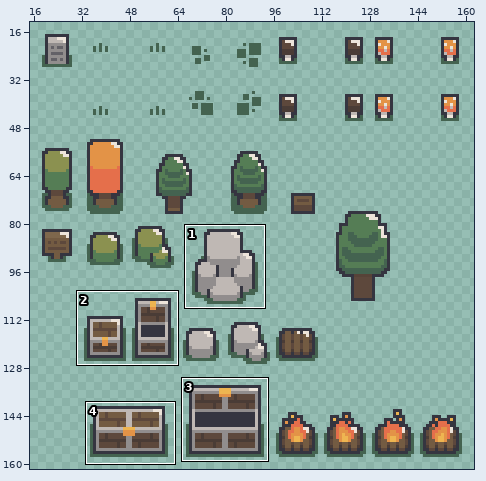
Two states of a sprite sheet, Assets/02.Sprites/Map/Forest/pathDecoration_.png. Above: a wide view before the commit, with the close-up outlined.
Close-up. Before the edit:
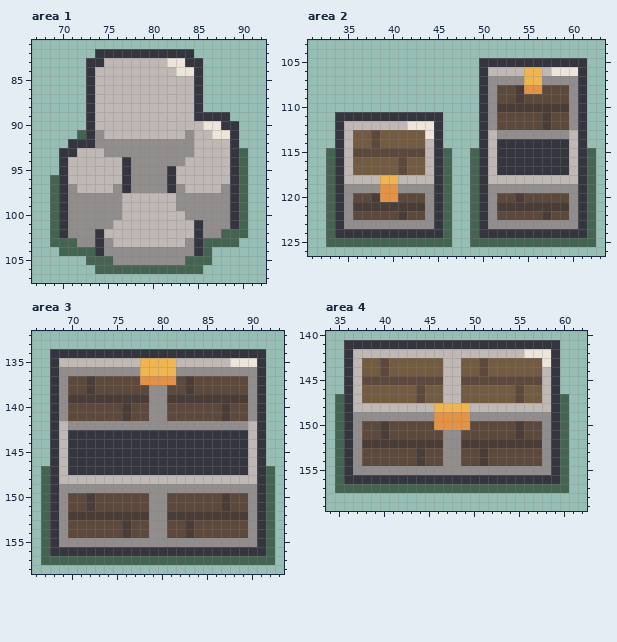
The file is 176x176 pixels. Colours within 5 levels of each other are drawn and written as one. Shown: area 1: x 67..92, y 81..107; area 2: x 31..63, y 103..126; area 3: x 66..93, y 132..158; area 4: x 34..62, y 140..159. The wide view leaves out empty margins. The commit also changed other parts of the picture, which this record leaves out.
After the commit:
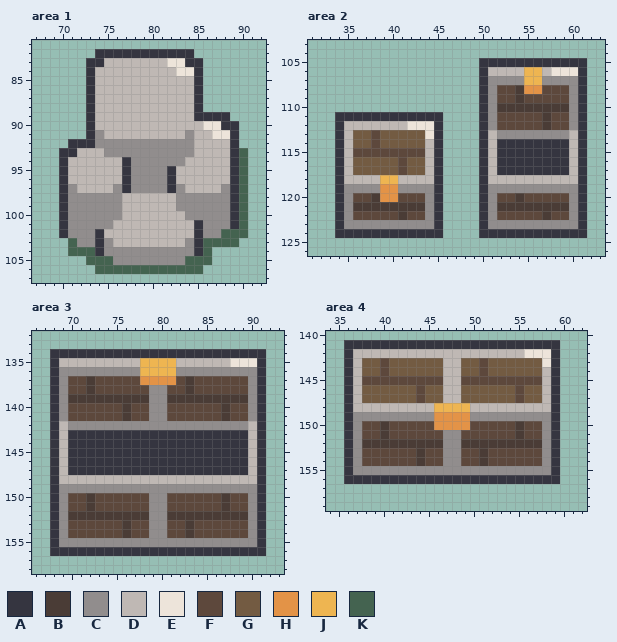
Palette (. is transparent): A #353540  B #4a3c36  C #918d8d  D #bfb8b4  E #ede4da  F #5d483c  G #735b42  H #e39347  J #eeb551  K #446350
Change:
--- area 1
@@ x 70..74 @@
  90 ...AD
- 91 ..KAC
+ 91 ...AC
  92 .AAAC
@@ x 67..72 @@
  95 ...ADD
- 96 ..KADD
- 97 ..KACD
- 98 ..KACC
- 99 ..KACC
-100 ..KACC
-101 ..KACC
-102 ..KACC
-103 ..KKKC
-104 ...KKK
+ 96 ...ADD
+ 97 ...ACD
+ 98 ...ACC
+ 99 ...ACC
+100 ...ACC
+101 ...ACC
+102 ...ACC
+103 ....KC
+104 ....KK
 105 ......
--- area 2
@@ x 31..63 @@
 114 ...ADGGFGGGGGDA....ADAAAAAAAADA..
-115 ..KADFFFFFFFFDAK..KADAAAAAAAADAK.
-116 ..KADGGGGGFGGDAK..KADAAAAAAAADAK.
-117 ..KADGGGGGFGGDAK..KADAAAAAAAADAK.
-118 ..KADDDDJJDDDDAK..KADDDDDDDDDDAK.
-119 ..KACCCCHHCCCCAK..KACCCCCCCCCCAK.
-120 ..KACFFBHHFFFCAK..KACFFBFFFFFCAK.
-121 ..KACBBBBBBBBCAK..KACBBBBBBBBCAK.
-122 ..KACFFFFFBFFCAK..KACFFFFFBFFCAK.
-123 ..KACCCCCCCCCCAK..KACCCCCCCCCCAK.
-124 ..KAAAAAAAAAAAAK..KAAAAAAAAAAAAK.
-125 ..KKKKKKKKKKKKKK..KKKKKKKKKKKKKK.
+115 ...ADFFFFFFFFDA....ADAAAAAAAADA..
+116 ...ADGGGGGFGGDA....ADAAAAAAAADA..
+117 ...ADGGGGGFGGDA....ADAAAAAAAADA..
+118 ...ADDDDJJDDDDA....ADDDDDDDDDDA..
+119 ...ACCCCHHCCCCA....ACCCCCCCCCCA..
+120 ...ACFFBHHFFFCA....ACFFBFFFFFCA..
+121 ...ACBBBBBBBBCA....ACBBBBBBBBCA..
+122 ...ACFFFFFBFFCA....ACFFFFFBFFCA..
+123 ...ACCCCCCCCCCA....ACCCCCCCCCCA..
+124 ...AAAAAAAAAAAA....AAAAAAAAAAAA..
+125 .................................
 126 .................................
--- area 3
@@ x 66..93 @@
 146 ..ADAAAAAAAAAAAAAAAAAAAADA..
-147 .KADAAAAAAAAAAAAAAAAAAAADAK.
-148 .KADDDDDDDDDDDDDDDDDDDDDDAK.
-149 .KACCCCCCCCCCCCCCCCCCCCCCAK.
-150 .KACFFBFFFFFFCCFFFFFFBFFCAK.
-151 .KACFFBFFFFFFCCFFFFFFBFFCAK.
-152 .KACBBBBBBBBBCCBBBBBBBBBCAK.
-153 .KACFFFFFFBFFCCFFBFFFFFFCAK.
-154 .KACFFFFFFBFFCCFFBFFFFFFCAK.
-155 .KACCCCCCCCCCCCCCCCCCCCCCAK.
-156 .KAAAAAAAAAAAAAAAAAAAAAAAAK.
-157 .KKKKKKKKKKKKKKKKKKKKKKKKKK.
+147 ..ADAAAAAAAAAAAAAAAAAAAADA..
+148 ..ADDDDDDDDDDDDDDDDDDDDDDA..
+149 ..ACCCCCCCCCCCCCCCCCCCCCCA..
+150 ..ACFFBFFFFFFCCFFFFFFBFFCA..
+151 ..ACFFBFFFFFFCCFFFFFFBFFCA..
+152 ..ACBBBBBBBBBCCBBBBBBBBBCA..
+153 ..ACFFFFFFBFFCCFFBFFFFFFCA..
+154 ..ACFFFFFFBFFCCFFBFFFFFFCA..
+155 ..ACCCCCCCCCCCCCCCCCCCCCCA..
+156 ..AAAAAAAAAAAAAAAAAAAAAAAA..
+157 ............................
 158 ............................
--- area 4
@@ x 34..62 @@
 146 ..ADGGGGGGFGGDDGGGGGGFGGDA...
-147 .KADGGGGGGFGGDDGGGGGGFGGDAK..
-148 .KADDDDDDDDDJJJJDDDDDDDDDAK..
-149 .KACCCCCCCCCHHHHCCCCCCCCCAK..
-150 .KACFFBFFFFFHHHHFFFFFBFFCAK..
-151 .KACFFBFFFFFFCCFFFFFFBFFCAK..
-152 .KACBBBBBBBBBCCBBBBBBBBBCAK..
-153 .KACFFFFFFBFFCCFFBFFFFFFCAK..
-154 .KACFFFFFFBFFCCFFBFFFFFFCAK..
-155 .KACCCCCCCCCCCCCCCCCCCCCCAK..
-156 .KAAAAAAAAAAAAAAAAAAAAAAAAK..
-157 .KKKKKKKKKKKKKKKKKKKKKKKKKK..
+147 ..ADGGGGGGFGGDDGGGGGGFGGDA...
+148 ..ADDDDDDDDDJJJJDDDDDDDDDA...
+149 ..ACCCCCCCCCHHHHCCCCCCCCCA...
+150 ..ACFFBFFFFFHHHHFFFFFBFFCA...
+151 ..ACFFBFFFFFFCCFFFFFFBFFCA...
+152 ..ACBBBBBBBBBCCBBBBBBBBBCA...
+153 ..ACFFFFFFBFFCCFFBFFFFFFCA...
+154 ..ACFFFFFFBFFCCFFBFFFFFFCA...
+155 ..ACCCCCCCCCCCCCCCCCCCCCCA...
+156 ..AAAAAAAAAAAAAAAAAAAAAAAA...
+157 .............................
 158 .............................
